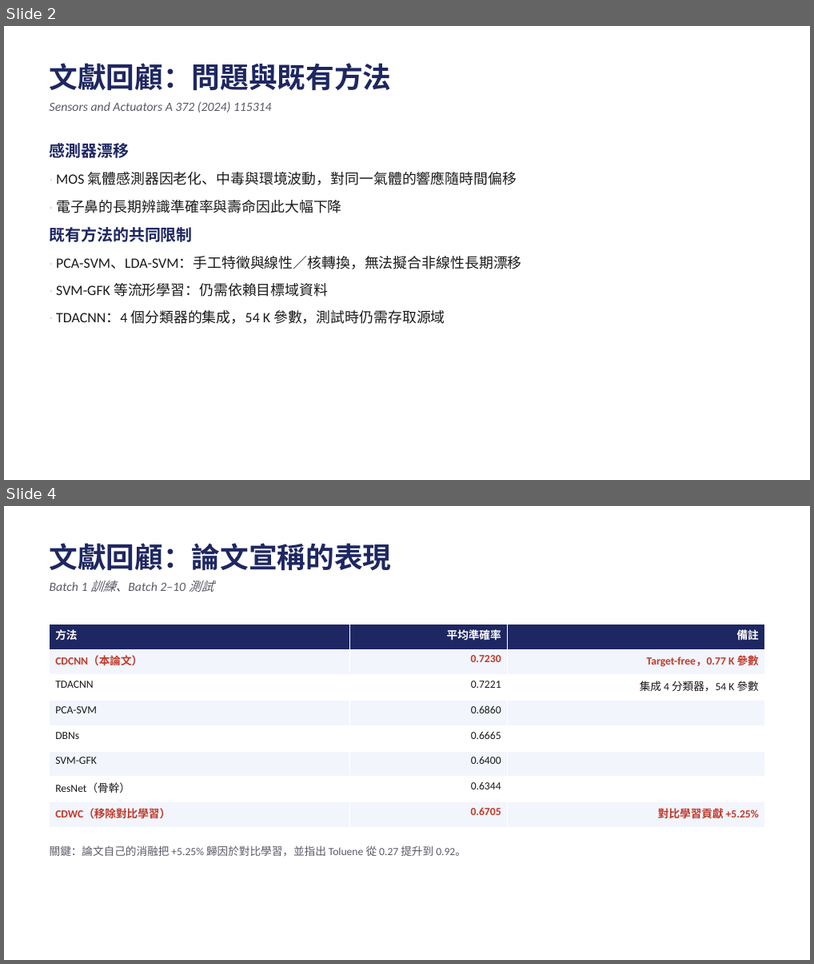
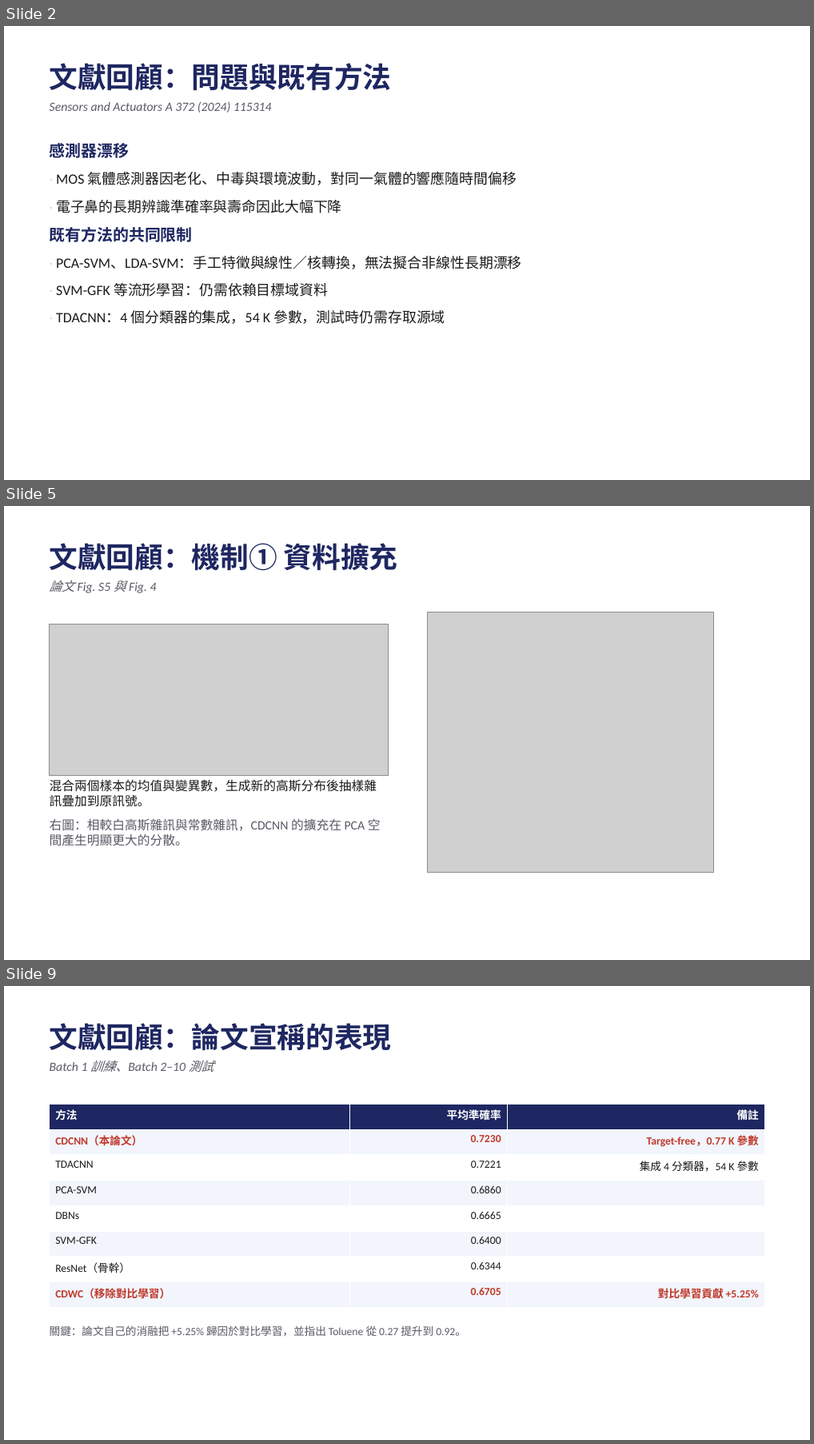
Before and after one commit to wintera1233/cdcnn, a slide deck: reports/cdcnn-experiment-review.pptx. Shown one above the other, each under a label of ours: slides 2 and 4 before the commit, slides 2, 5 and 9 after it; the slides between them are not shown. The pictures are 814x964 and 814x1444 pixels, drawn with LibreOffice and Linux fonts; fonts in the diff are those of the drawing; grey boxes stand for pictures. Boxes give left, top, right and bottom in pixels: in the first picture for what was removed or moved away, otherwise in the second. Text is boxed around its words. In the diff, an @@ line names an element or a change of style, - is before the commit and + after.

```diff
--- a/reports/cdcnn-experiment-review.pptx
+++ b/reports/cdcnn-experiment-review.pptx
@@ slide 5 added at box(4, 506, 810, 960), background #FFFFFF @@
@@ text added at box(50, 543, 398, 593), 15 pt, text #5A5A66, italic @@
+文獻回顧：機制① 資料擴充
+論文 Fig. S5 與 Fig. 4
@@ picture added at box(50, 624, 388, 776) @@
@@ picture added at box(427, 612, 714, 872) @@
@@ text added at box(50, 779, 381, 846), 15 pt, text #5A5A66 @@
+混合兩個樣本的均值與變異數，生成新的高斯分布後抽樣雜訊疊加到原訊號。
+右圖：相較白高斯雜訊與常數雜訊，CDCNN 的擴充在 PCA 空間產生明顯更大的分散。
@@ what was slide 4 is now slide 9 @@
```
Also in this commit, not shown: 1 slide changed, 4 other slides added, 12 other files.
